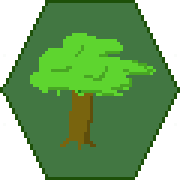
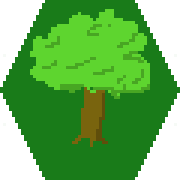
Revision of a layered 180px x 180px image; what changed, layer by layer:
added layer "Tree2" above "Tree" over [30, 9, 150, 147]
painted on "Background" over [0, 0, 180, 180]
